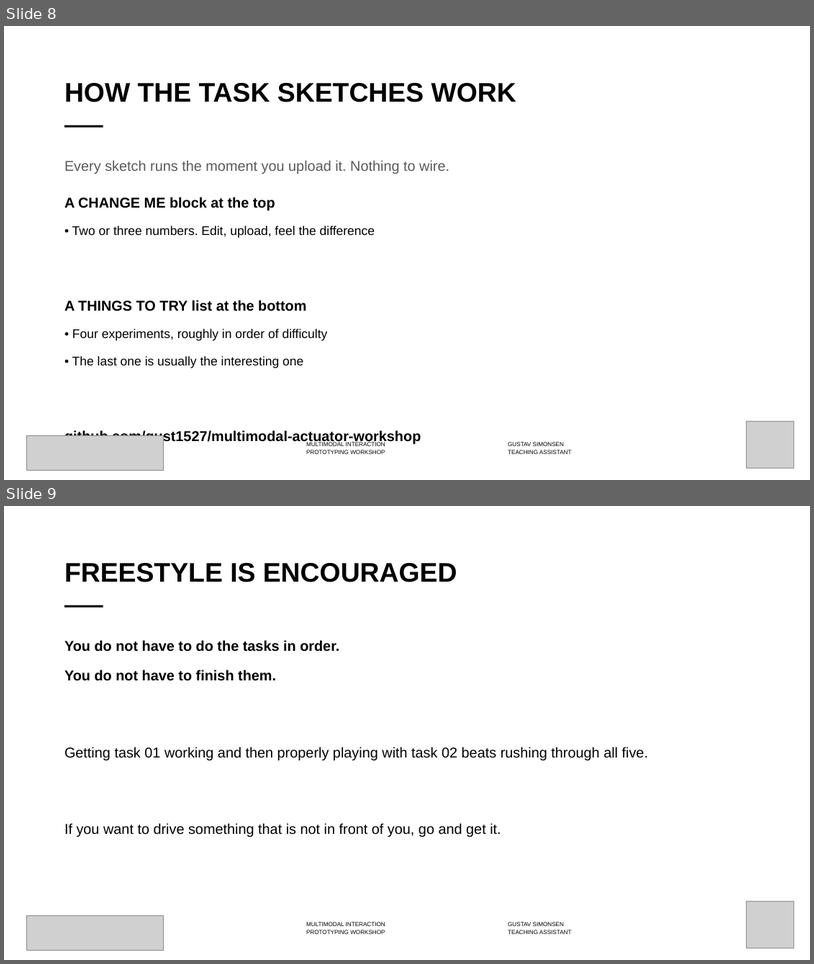
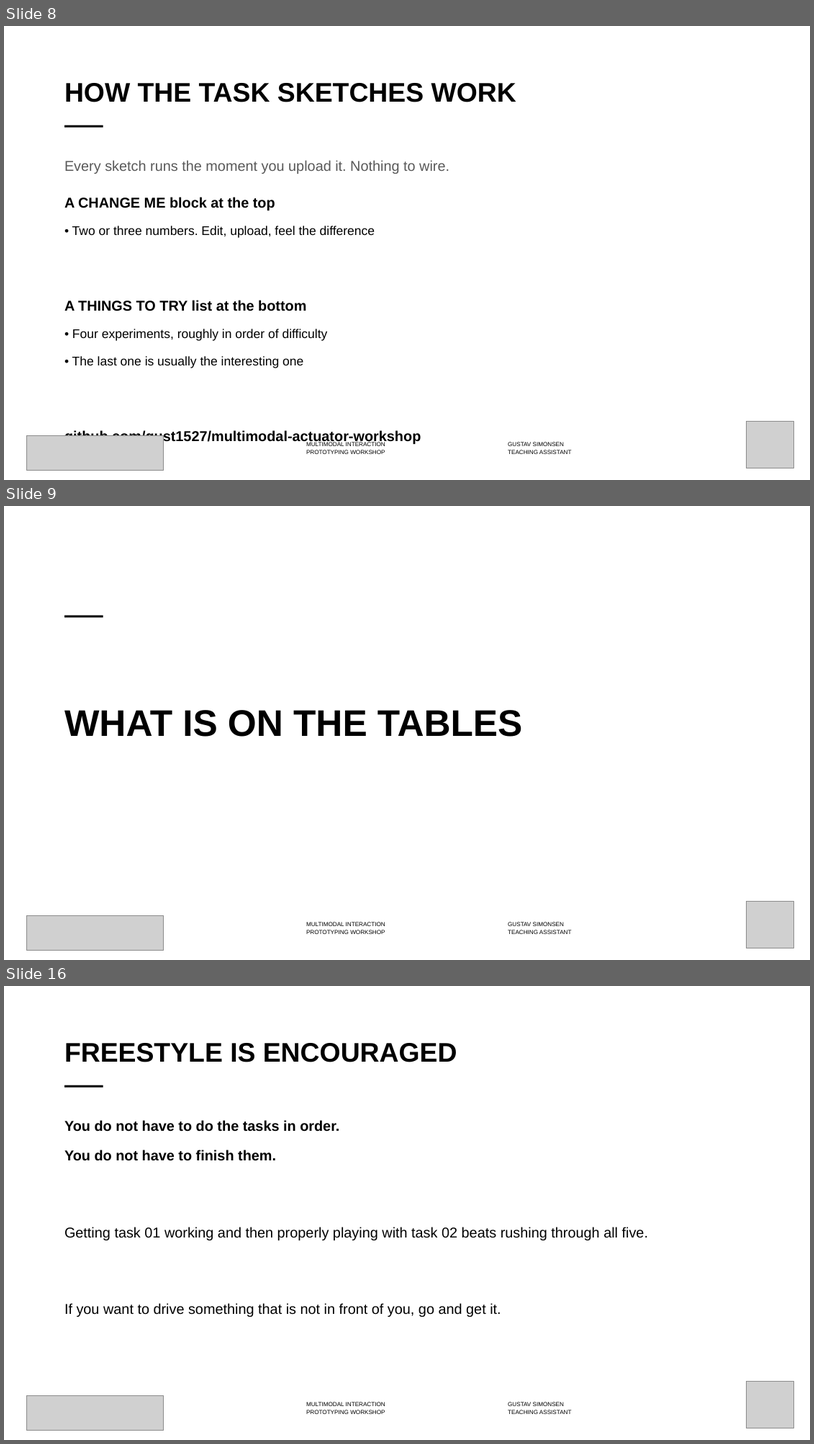
Before and after one commit to labtools-au/multimodal-actuator-workshop, a slide deck: docs/multimodal-actuator-workshop.pptx. Shown one above the other, each under a label of ours: slides 8 and 9 before the commit, slides 8, 9 and 16 after it; the slides between them are not shown. The pictures are 814x964 and 814x1444 pixels, drawn with LibreOffice and Linux fonts; fonts in the diff are those of the drawing; grey boxes stand for pictures; background and template pictures are left out. Boxes give left, top, right and bottom in pixels: in the first picture for what was removed or moved away, otherwise in the second. Text is boxed around its words. In the diff, an @@ line names an element or a change of style, - is before the commit and + after.

```diff
--- a/docs/multimodal-actuator-workshop.pptx
+++ b/docs/multimodal-actuator-workshop.pptx
@@ slide 9 added at bbox=[4, 506, 810, 960], background #FFFFFF; not listed: 2 template elements that a slide beside it also shows @@
@@ rectangle added at bbox=[64, 615, 103, 618], fill #000000 @@
@@ title added at bbox=[64, 710, 522, 736], 44 pt, text #000000, bold @@
+WHAT IS ON THE TABLES
@@ picture added at bbox=[27, 915, 164, 950] @@
@@ picture added at bbox=[747, 901, 794, 948] @@
@@ what was slide 9 is now slide 16 @@
```
Also in this commit, not shown: 1 slide changed, 6 other slides added, 7 other files.
